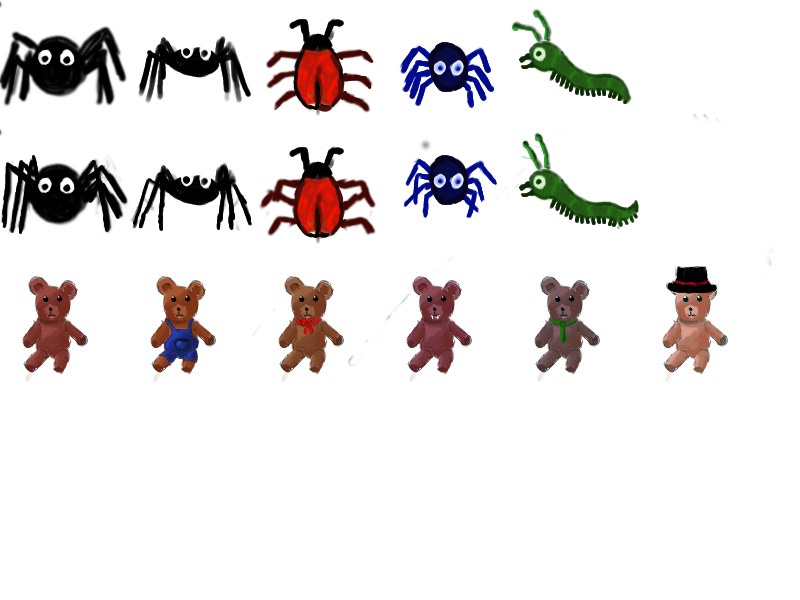
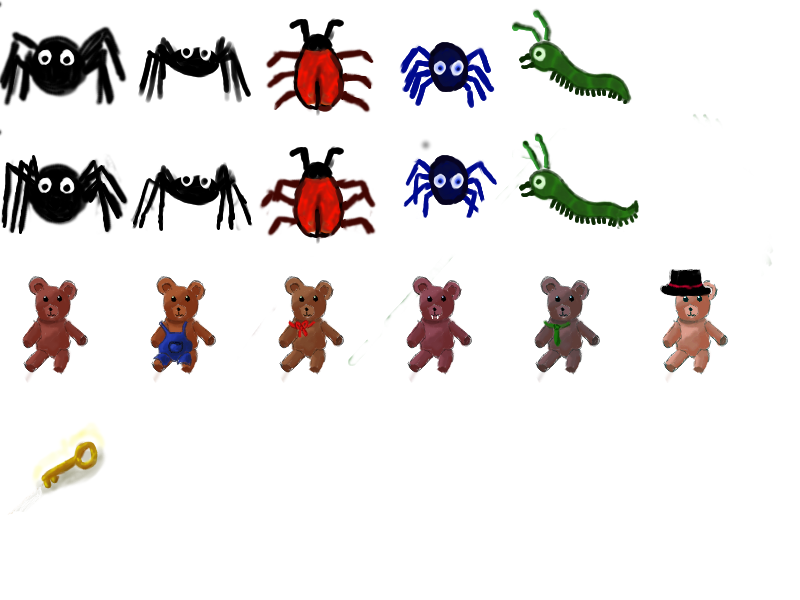
Two versions of the same layered image (800 × 600). Layer-by-layer changes:
painted on "New Layer" over [7, 266, 719, 515]
